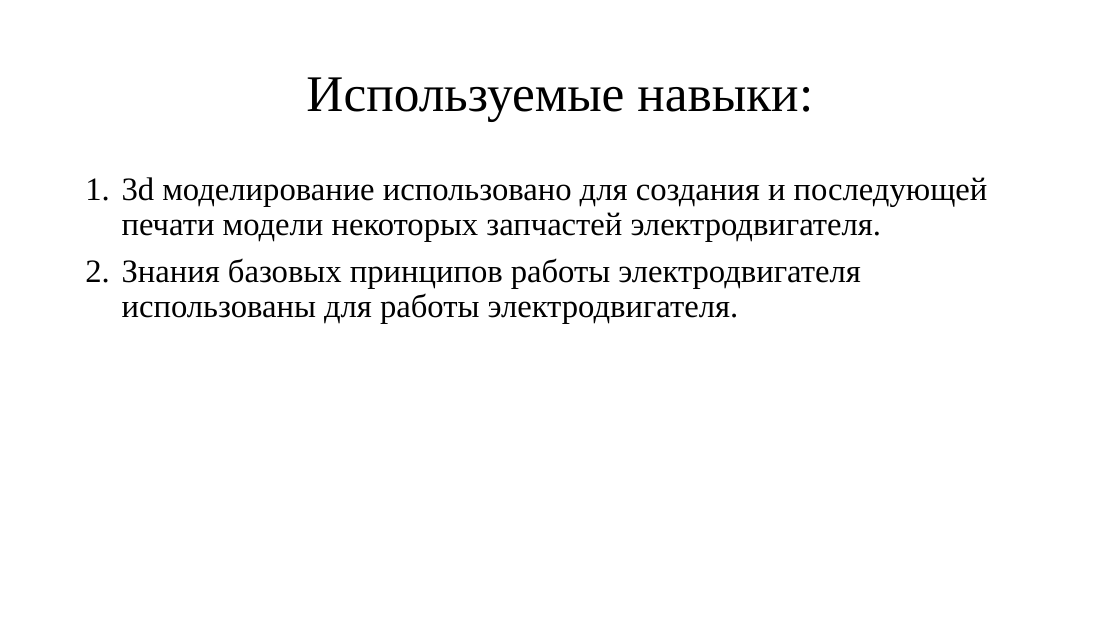
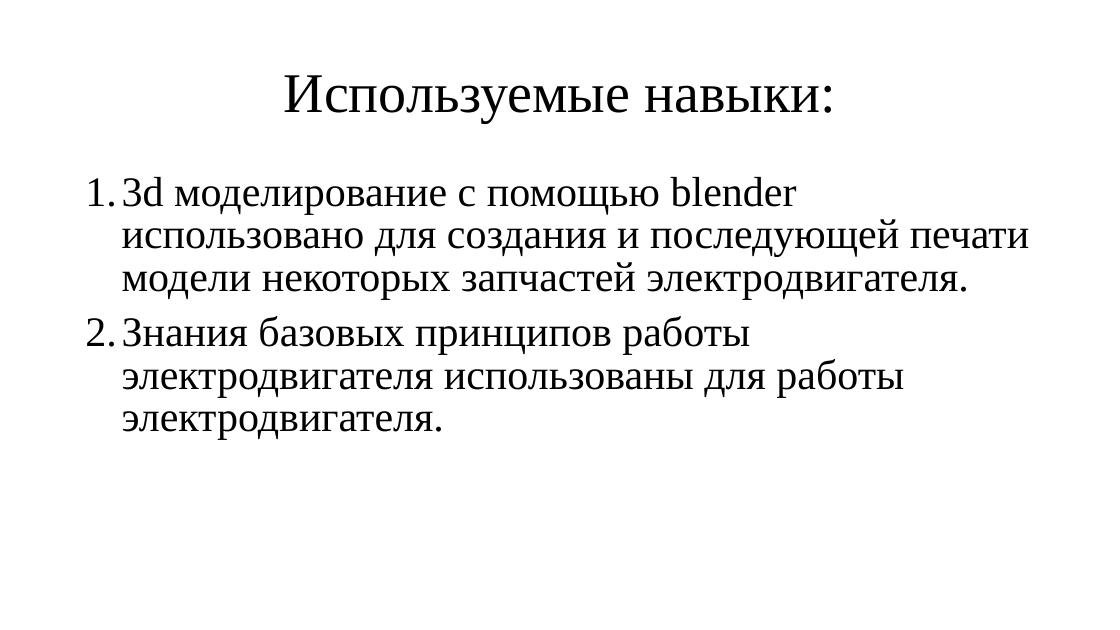
Before and after one commit to KuzovlevAnton/photos, a slide deck: slide 9 of Кузовлев.pptx (slide 7 before the commit). Drawn at 1120x630 pixels with LibreOffice and Linux fonts; fonts in the diff are those of the drawing. Boxes give left, top, right and bottom in pixels: in the first picture for what was removed or moved away, otherwise in the second. Text is boxed around its words. In the diff, an @@ line names an element or a change of style, - is before the commit and + after.

```diff
--- a/Кузовлев.pptx
+++ b/Кузовлев.pptx
@@ title "Используемые навыки:" at (284,75,836,123): size 44 to 48 pt @@
@@ text at (122,177,1030,299): text changed; size 28 to 36 pt @@
-1. 3d моделирование использовано для создания и последующей печати модели некоторых запчастей электродвигателя.
+1. 3d моделирование с помощью blender использовано для создания и последующей печати модели некоторых запчастей электродвигателя.
@@ text at (122,316,904,440): size 28 to 36 pt in "Знания базовых принципов работы электродвигателя использован ..."; line spacing 0.9 to 0.85 @@
```
Also in this commit, not shown: 4 other slides changed, 4 slides added, 1 other file.
